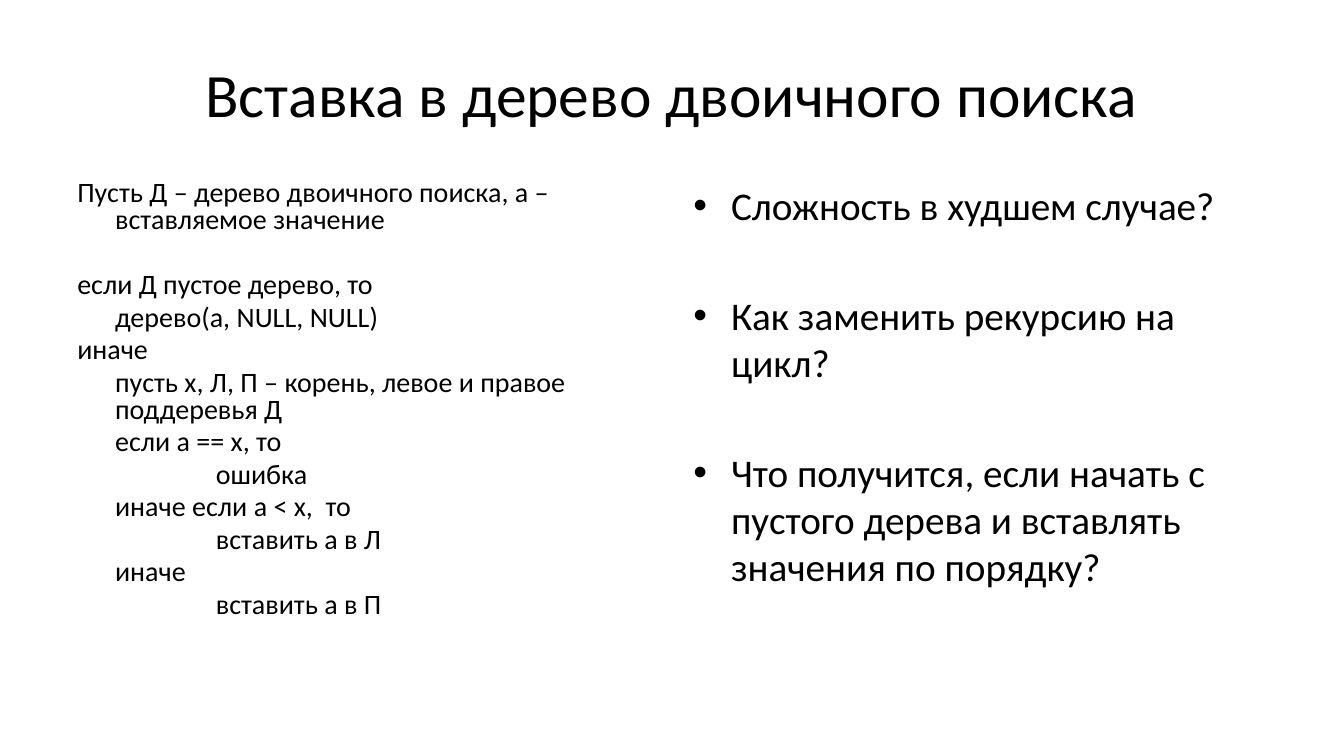
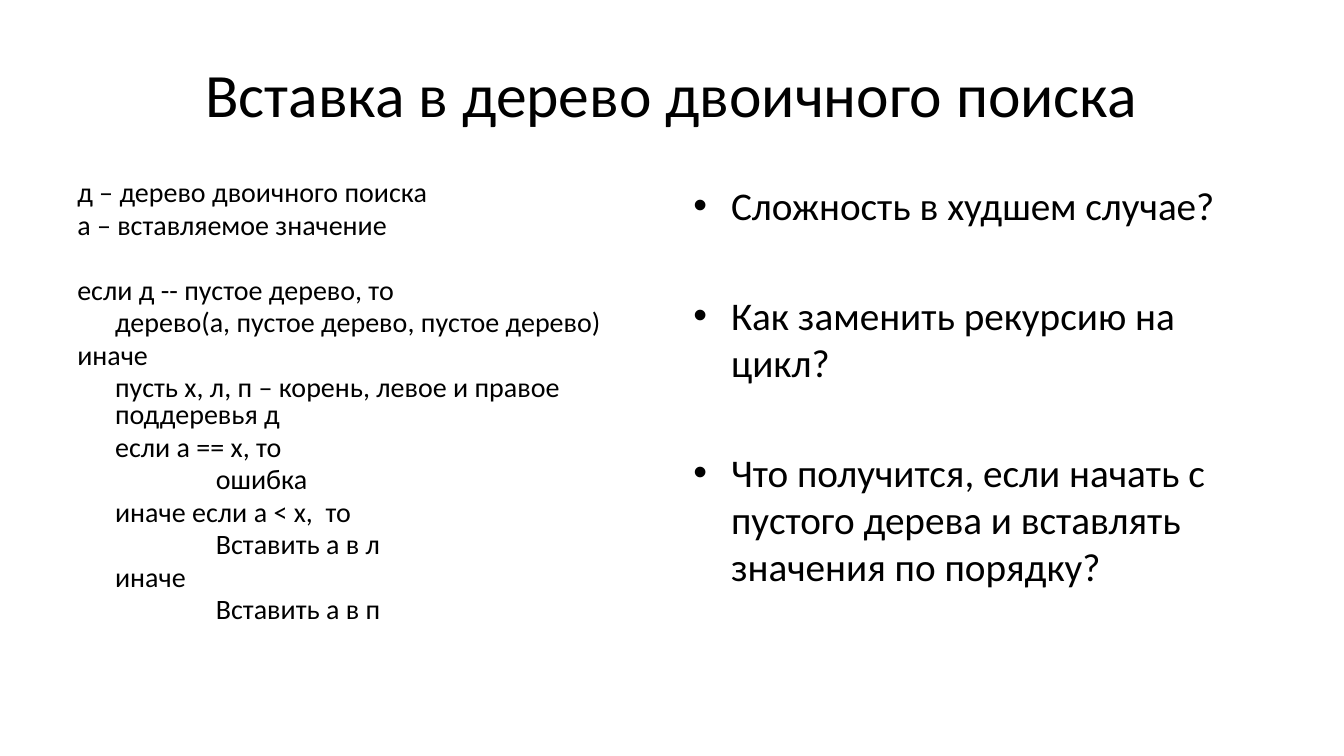
Before and after one commit to Evgueni-Petrov-aka-espetrov/Algorithms-and-Programming-in-C-pptx, a slide deck: slide 19 of 11 Деревья.pptx (slide 18 before the commit). Drawn at 1344x756 pixels with LibreOffice and Linux fonts; fonts in the diff are those of the drawing. Boxes give left, top, right and bottom in pixels: in the first picture for what was removed or moved away, otherwise in the second. Text is boxed around its words. In the diff, an @@ line names an element or a change of style, - is before the commit and + after.

Commit message:
назвал переменные в алг вставки в АВЛ дерево так же, как в ДДП

```diff
--- a/11 Деревья.pptx
+++ b/11 Деревья.pptx
@@ text at box(77, 188, 601, 337): text changed @@
-Пусть Д – дерево двоичного поиска, а – вставляемое значение
-если Д пустое дерево, то
-дерево(а, NULL, NULL)
+д – дерево двоичного поиска
+а – вставляемое значение
+если д -- пустое дерево, то
+дерево(а, пустое дерево, пустое дерево)
@@ text at box(115, 383, 560, 429): text changed @@
-пусть х, Л, П – корень, левое и правое поддеревья Д
+пусть х, л, п – корень, левое и правое поддеревья д
@@ text at box(216, 536, 380, 555): text changed @@
-вставить а в Л
+Вставить а в л
@@ text at box(216, 601, 381, 620): text changed @@
-вставить а в П
+Вставить а в п
```
Also in this commit, not shown: 5 other slides changed, 1 slide added.
